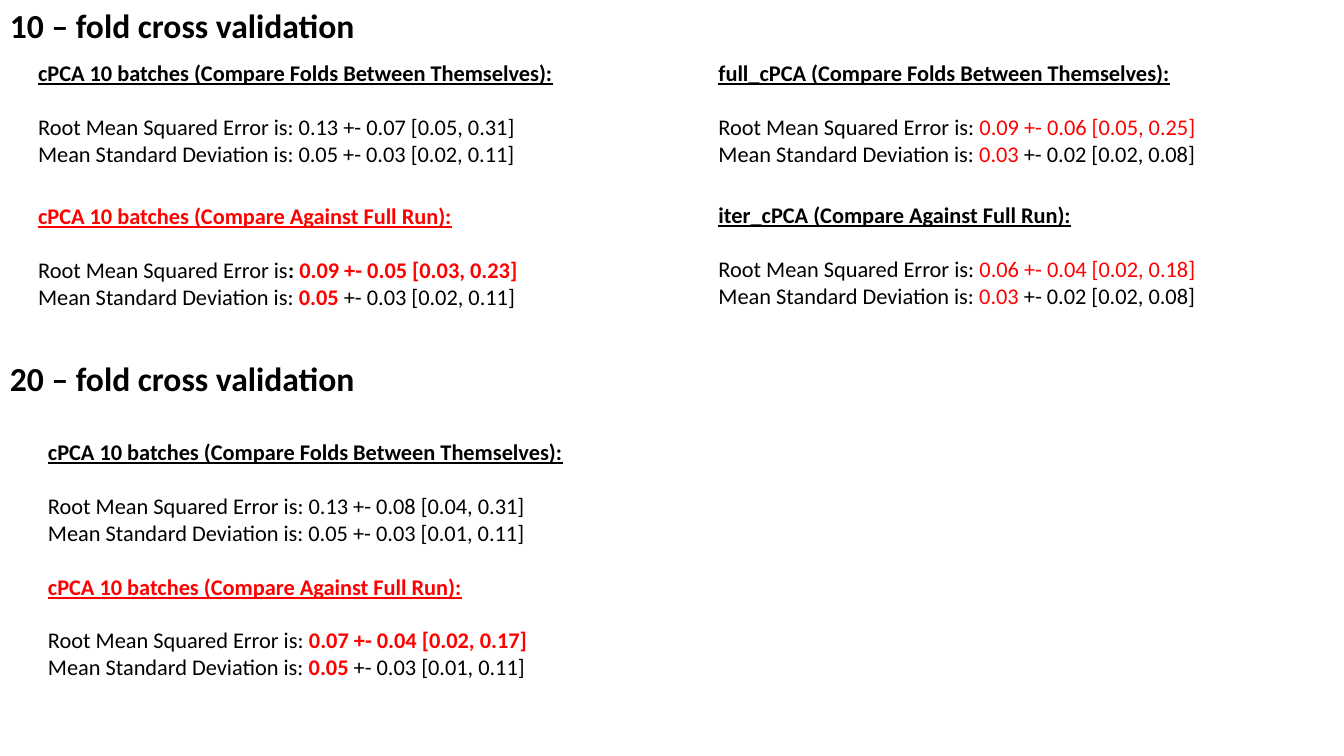
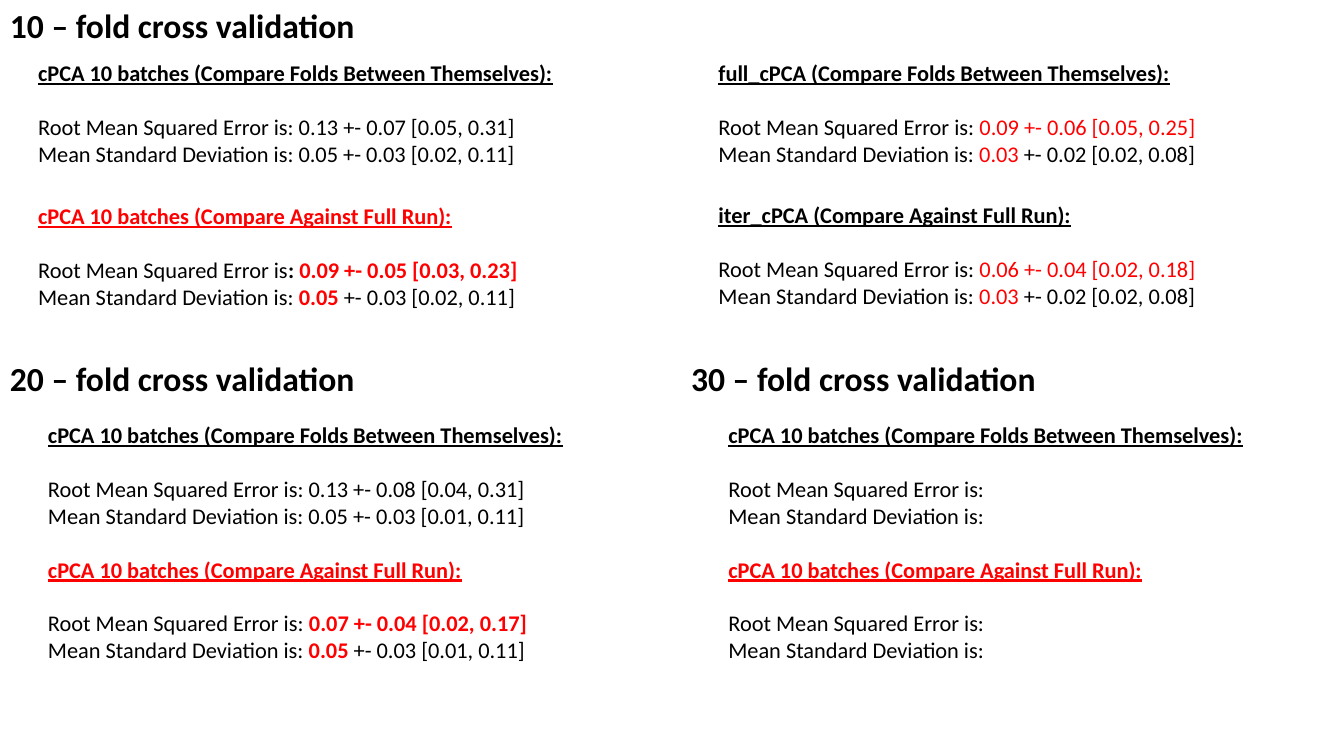
Before and after one commit to zhaohanxiong/OxfordCVM, a slide deck: slide 26 of job_results.pptx. Drawn at 1344x756 pixels with LibreOffice and Linux fonts; fonts in the diff are those of the drawing. Boxes give left, top, right and bottom in pixels: in the first picture for what was removed or moved away, otherwise in the second. Text is boxed around its words. In the diff, an @@ line names an element or a change of style, - is before the commit and + after.

```diff
--- a/job_results.pptx
+++ b/job_results.pptx
@@ text added at bbox=[691, 367, 1035, 392], 24 pt, text #000000, bold @@
+30 – fold cross validation
@@ text "cPCA 10 batches (Compare Folds ...": place and size @@
-text "cPCA 10 batches (Compare Folds ..." at bbox=[48, 443, 562, 678]
+text "cPCA 10 batches (Compare Folds ..." at bbox=[48, 426, 562, 661]
@@ text added at bbox=[728, 426, 1243, 658], 16 pt, text #000000 @@
+cPCA 10 batches (Compare Folds Between Themselves):
+Root Mean Squared Error is:
+Mean Standard Deviation is:
+cPCA 10 batches (Compare Against Full Run):
+Root Mean Squared Error is:
+Mean Standard Deviation is:
```
Also in this commit, not shown: 1 slide added, 1 other file.
